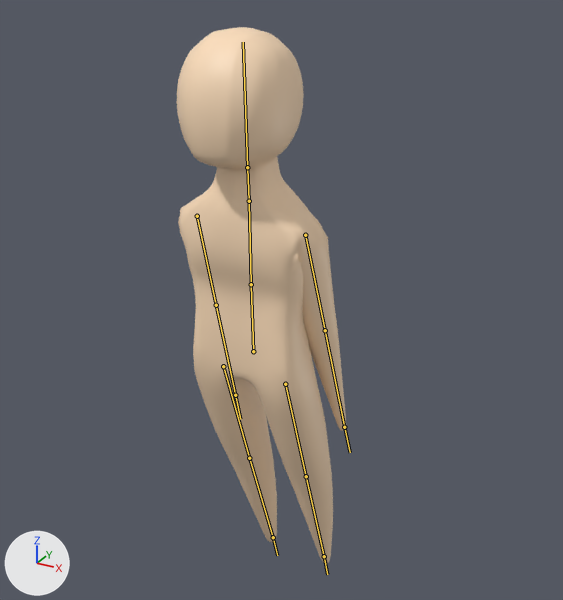
The Blender file Project Blender Files/TheMountain/NewPlayerCharacter.blend: old version first, new version second.
Both versions are drawn from a 50 mm camera at (9.39, -23.69, 29.32) aimed at (0.88, -8.22, 21.59). Arrows for +X, +Y and +Z are at lower left; the lights stay in place. Both versions are drawn at frame 30 of the action 'Jump'; the numbers are the values there. The bones that bend it are drawn over the model as lines.

Objects in the first picture: 'MainBody'.
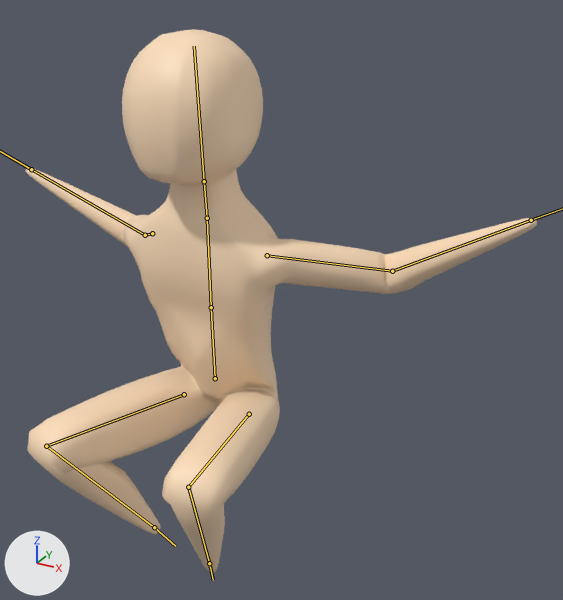
Where the change shows, as pixel boxes (x1, y1, x2, y2) in the pictures (563 x 600 px):
'MainBody', posed (201% wider): before (177, 27, 346, 563); after (26, 29, 537, 572)
bone 'Stomach', root to tip: before (253, 351) to (251, 284); after (215, 378) to (211, 307)

The change in detail:
Bone 'Foot_IK.L' (bone_foot_ik_l) moves from (0.0, 0.0, 0.0) to (0.0, -5.33, 8.29).
Bone 'Foot_IK.R' (bone_foot_ik_r) moves from (0.0, 0.0, 0.0) to (0.0, -5.13, 8.29).
Bone 'Stomach' (bone_stomach) moves from (0.0, 5.61, 3.31) to (0.0, 5.67, 4.27).
Bone 'Arm_IK.L' (bone_arm_ik_l) moves from (-3.04, -0.7, -3.19) to (-0.76, -3.79, 6.24).
Bone 'KneePole.L' (bone_kneepole_l) moves from (0.0, 0.0, 0.0) to (-0.55, 3.93, 6.62).
Bone 'ElbowPole.L' (bone_elbowpole_l) moves from (2.26, -0.02, 0.0) to (2.26, 5.38, 8.91).
Bone 'Arm_IK.R' (bone_arm_ik_r) moves from (3.06, -0.7, -3.19) to (0.76, -3.66, 5.88).
Bone 'KneePole.R' (bone_kneepole_r) moves from (0.0, 0.0, 0.0) to (0.55, 3.93, 6.62).
Bone 'ElbowPole.R' (bone_elbowpole_r) moves from (-2.26, -0.01, -0.01) to (-2.26, 5.38, 8.91).
